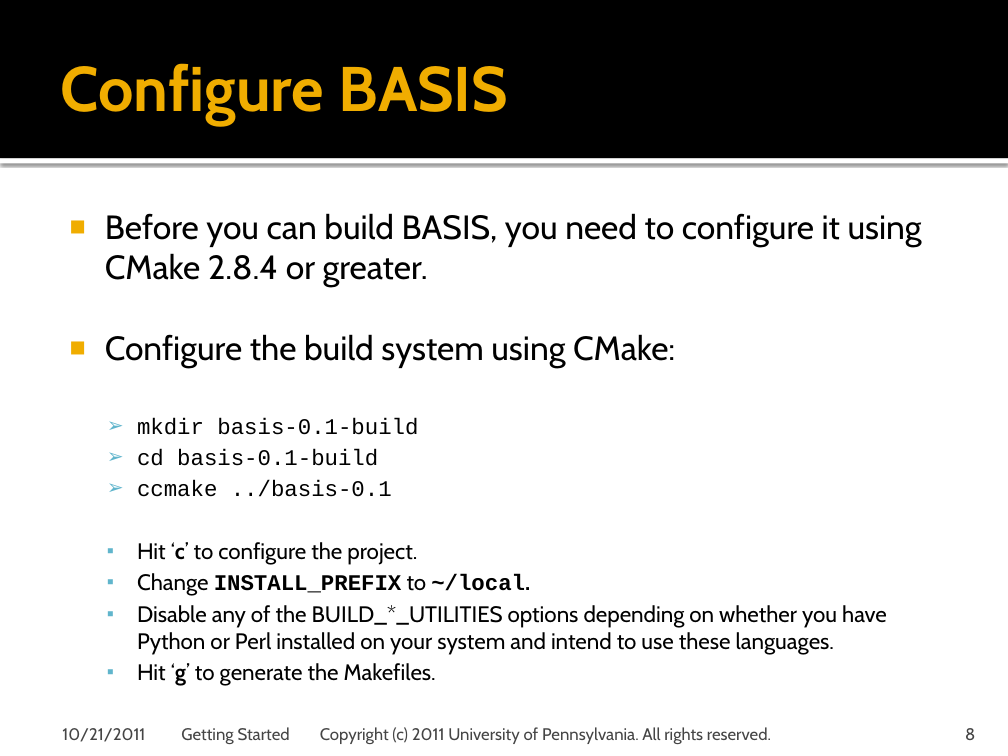
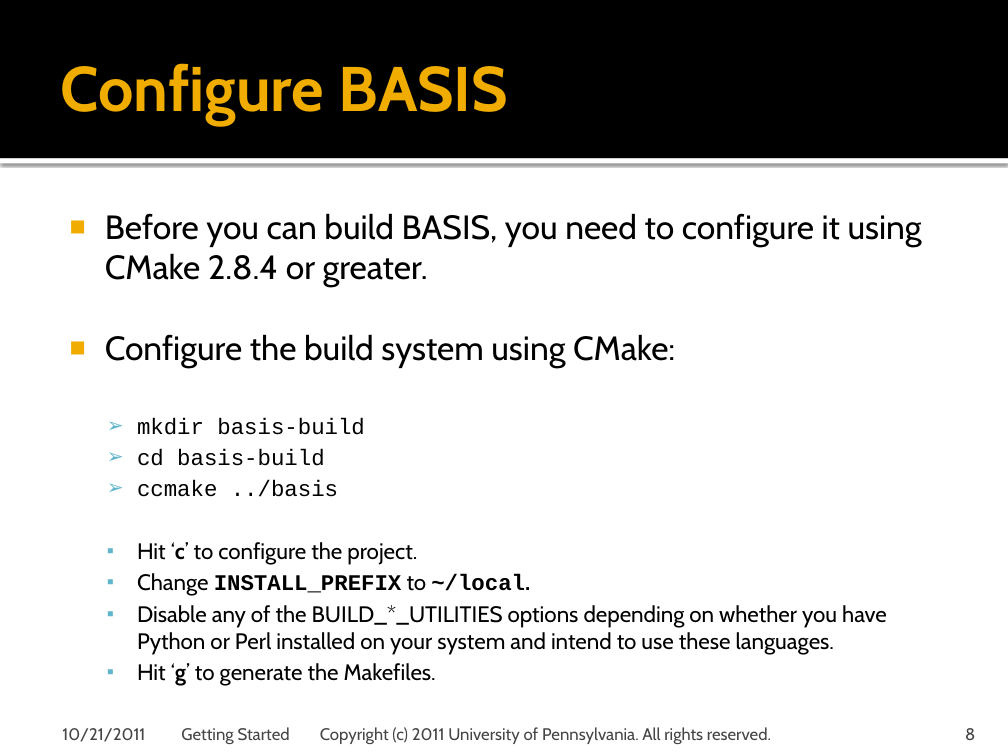
Before and after one commit to cmake-basis/legacy, a slide deck: slide 8 of doc/tutorials/BASIS Quick Start Guide - 01 Getting Started.pptx. Drawn at 1008x756 pixels with LibreOffice and Linux fonts; fonts in the diff are those of the drawing; background and template pictures are left out. Boxes give left, top, right and bottom in pixels: in the first picture for what was removed or moved away, otherwise in the second. Text is boxed around its words. In the diff, an @@ line names an element or a change of style, - is before the commit and + after.

```diff
--- a/doc/tutorials/BASIS Quick Start Guide - 01 Getting Started.pptx
+++ b/doc/tutorials/BASIS Quick Start Guide - 01 Getting Started.pptx
@@ text at (x1=137, y1=418, x2=364, y2=497): text changed @@
-  ➢ mkdir basis-0.1-build
-  ➢ cd basis-0.1-build
-  ➢ ccmake ../basis-0.1
+  ➢ mkdir basis-build
+  ➢ cd basis-build
+  ➢ ccmake ../basis
```
Also in this commit, not shown: 10 other slides changed.
